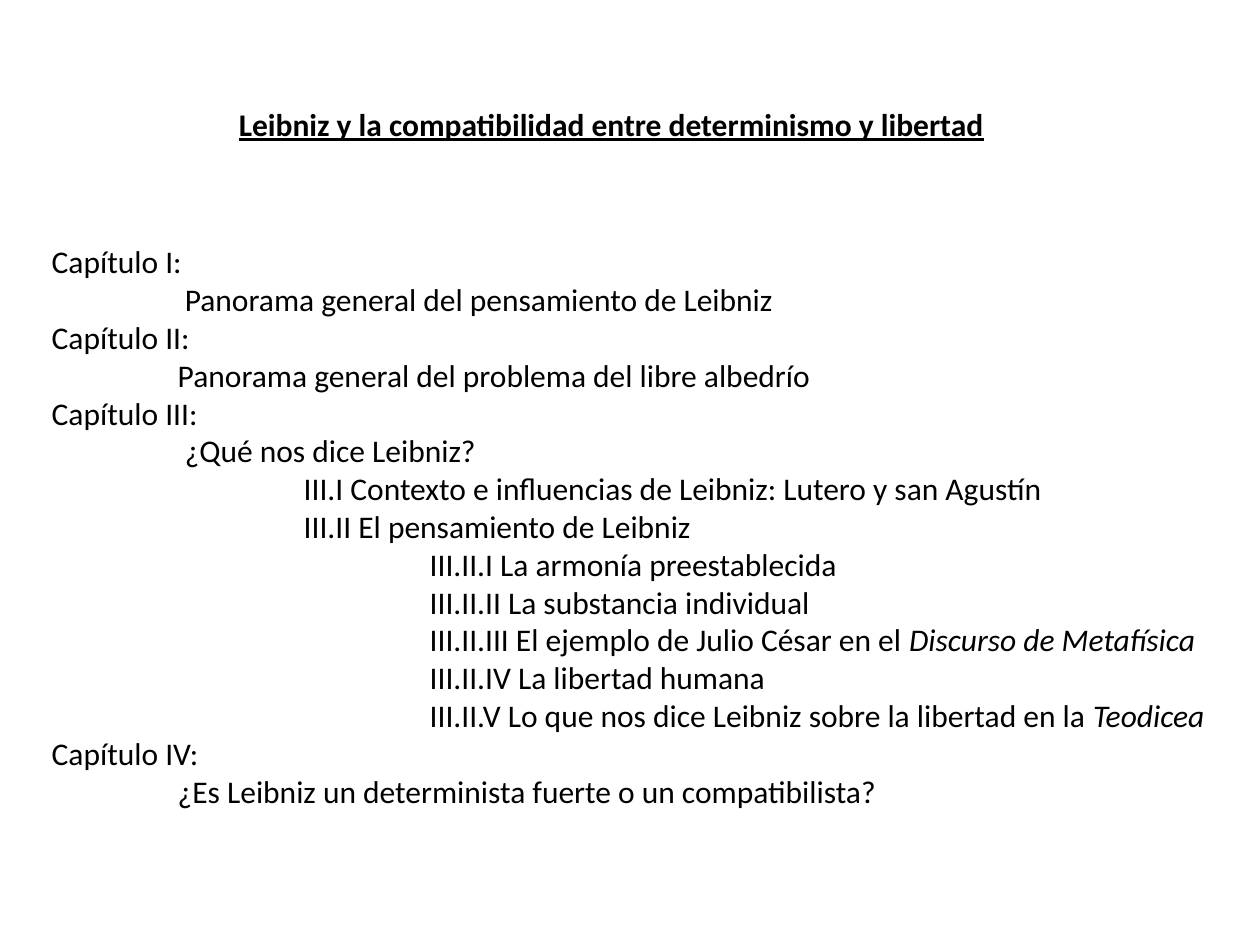
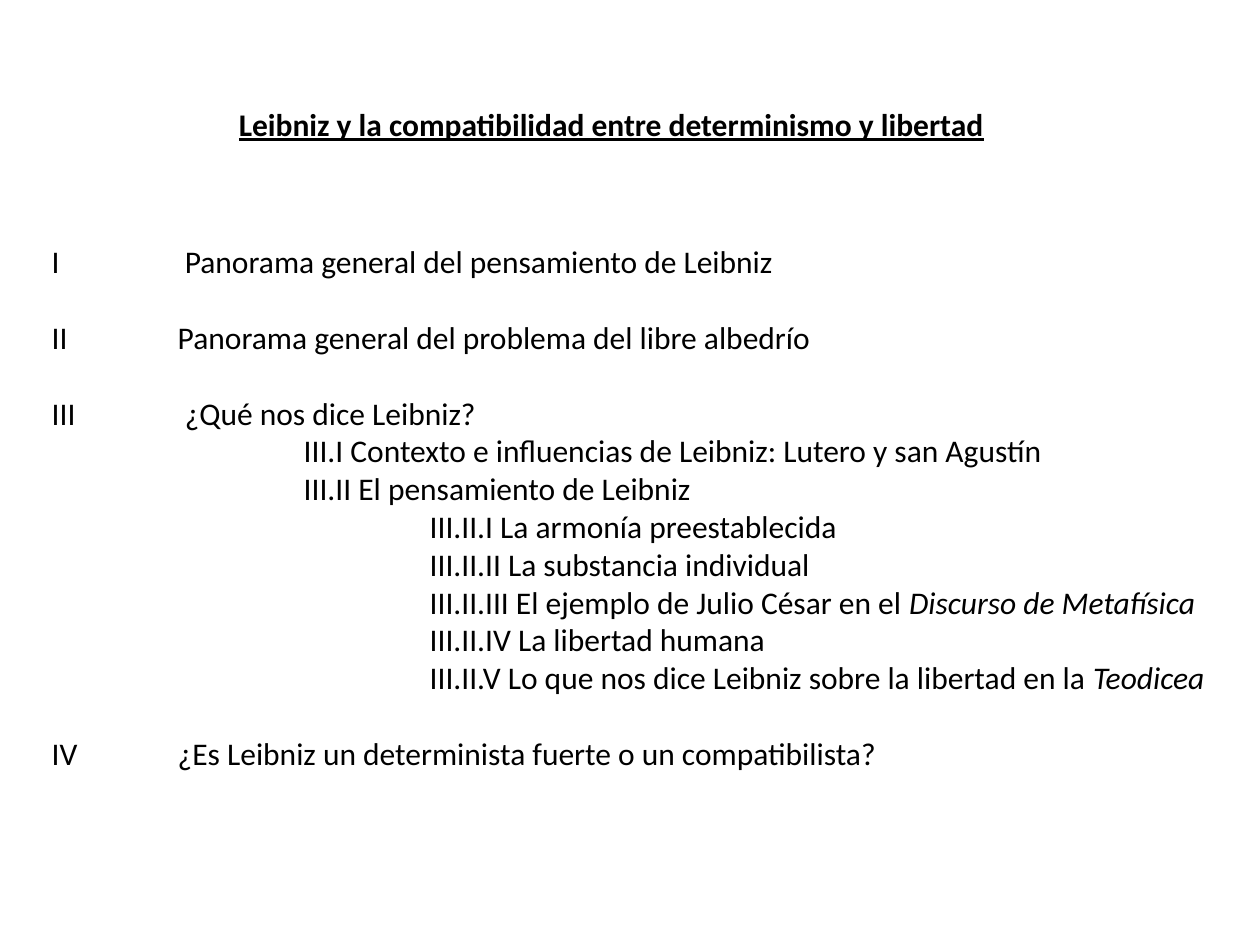
Before and after one commit to zaboltar/Area51_Clases, a slide deck: slide 1 of leibniz/exposición leibniz et libero arbitro.pptx. Drawn at 1260x945 pixels with LibreOffice and Linux fonts; fonts in the diff are those of the drawing. Boxes give left, top, right and bottom in pixels: in the first picture for what was removed or moved away, otherwise in the second. Text is boxed around its words. In the diff, an @@ line names an element or a change of style, - is before the commit and + after.

Commit message:
LeibnizForClass

```diff
--- a/leibniz/exposición leibniz et libero arbitro.pptx
+++ b/leibniz/exposición leibniz et libero arbitro.pptx
@@ text at bbox=[52, 251, 810, 431]: text changed @@
-Capítulo I:
-Panorama general del pensamiento de Leibniz
-Capítulo II:
-Panorama general del problema del libre albedrío
-Capítulo III:
-¿Qué nos dice Leibniz?
+I Panorama general del pensamiento de Leibniz
+II Panorama general del problema del libre albedrío
+III ¿Qué nos dice Leibniz?
@@ text at bbox=[52, 743, 876, 771]: text changed @@
-Capítulo IV:
-¿Es Leibniz un determinista fuerte o un compatibilista?
+IV ¿Es Leibniz un determinista fuerte o un compatibilista?
```
Also in this commit, not shown: 4 other slides changed, 1 slide removed, 1 other file.
